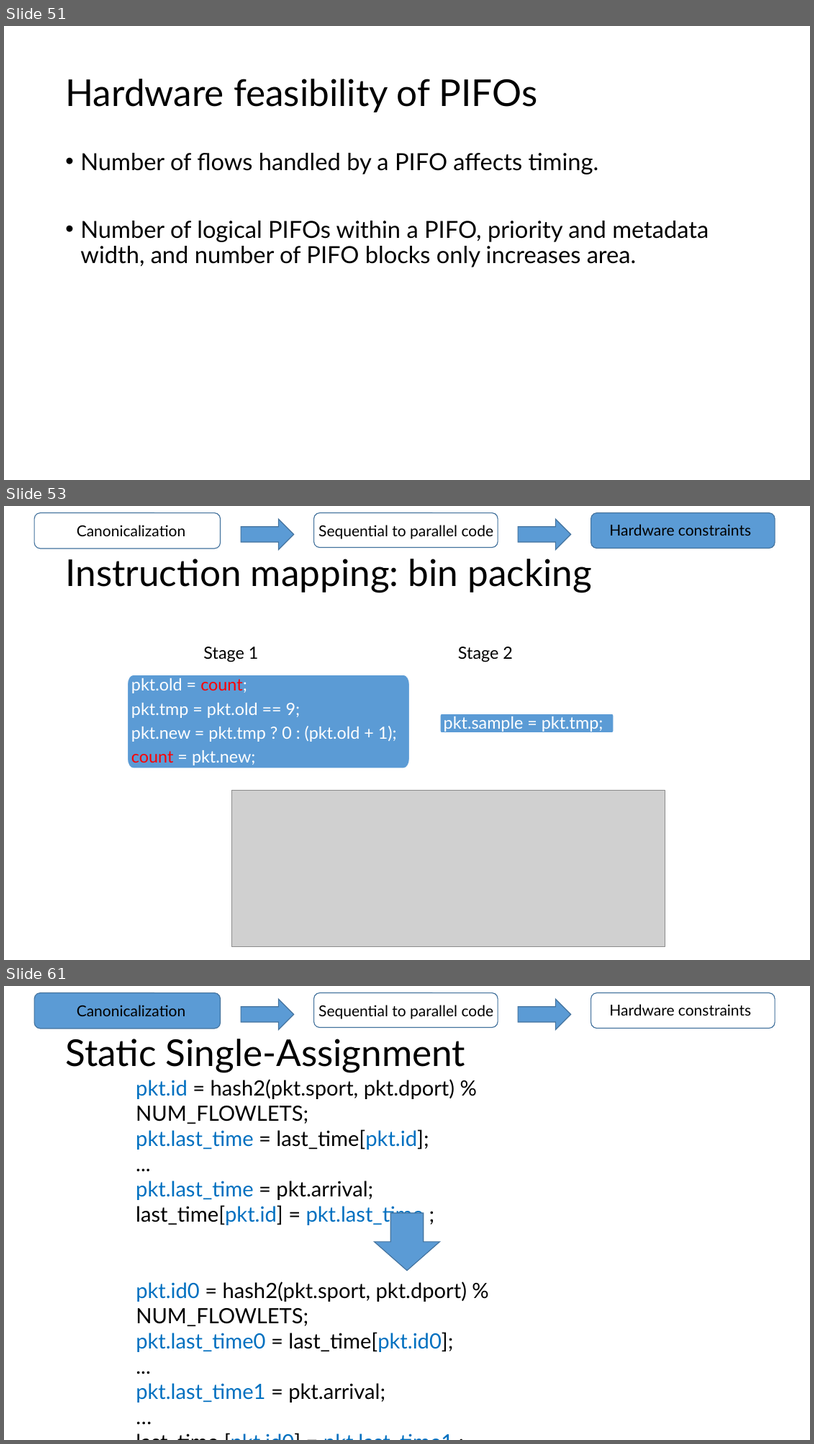
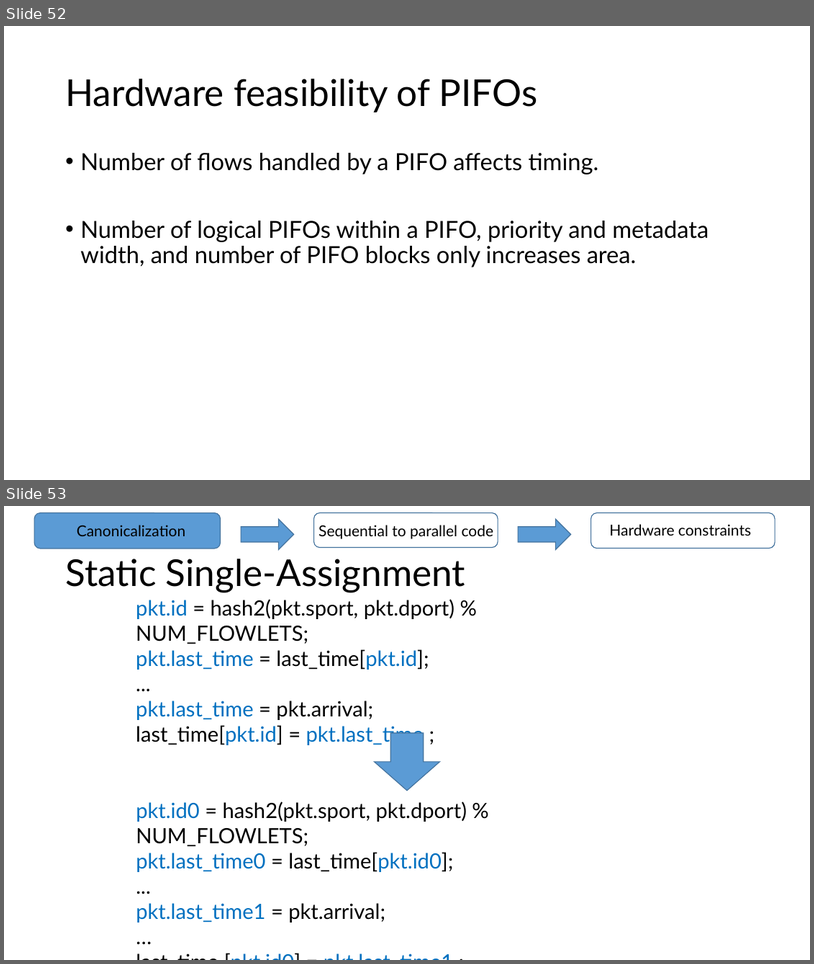
Before and after one commit to anirudhSK/pifo-domino-marple-ppts, a slide deck: combined_domino_pifo.pptx. Shown one above the other, each under a label of ours: slides 51, 53 and 61 before the commit, slides 52 and 53 after it; the slides between them are not shown. The pictures are 814x1444 and 814x964 pixels, drawn with LibreOffice and Linux fonts; fonts in the diff are those of the drawing; grey boxes stand for pictures. Boxes give left, top, right and bottom in pixels: in the first picture for what was removed or moved away, otherwise in the second. Text is boxed around its words. In the diff, an @@ line names an element or a change of style, - is before the commit and + after.

```diff
--- a/combined_domino_pifo.pptx
+++ b/combined_domino_pifo.pptx
@@ slide 53 removed at box(4, 506, 810, 960), background #FFFFFF @@
@@ rounded rectangle removed at box(34, 512, 221, 548) @@
@@ text removed at box(77, 525, 186, 536) @@
-Canonicalization
@@ right arrow removed at box(241, 519, 294, 550) @@
@@ rounded rectangle removed at box(314, 512, 498, 547) @@
@@ text removed at box(319, 525, 494, 539) @@
-Sequential to parallel code
@@ right arrow removed at box(518, 519, 571, 550) @@
@@ rounded rectangle removed at box(592, 512, 775, 548) @@
@@ text removed at box(610, 524, 751, 536) @@
-Hardware constraints
@@ title removed at box(65, 559, 592, 592) @@
-Instruction mapping: bin packing
@@ text removed at box(203, 646, 259, 662) @@
-Stage 1
@@ text removed at box(458, 646, 513, 662) @@
-Stage 2
@@ freeform shape removed at box(127, 674, 410, 768) @@
-pkt.old = count;
-pkt.tmp = pkt.old == 9;
-pkt.new = pkt.tmp ? 0 : (pkt.old + 1);
-count = pkt.new;
@@ freeform shape removed at box(440, 713, 614, 733) @@
-pkt.sample = pkt.tmp;
@@ picture removed at box(232, 790, 665, 947) @@
@@ what was slide 51 is now slide 52 @@
@@ what was slide 61 is now slide 53 @@
```
Also in this commit, not shown: 4 slides added, 13 other slides removed.
